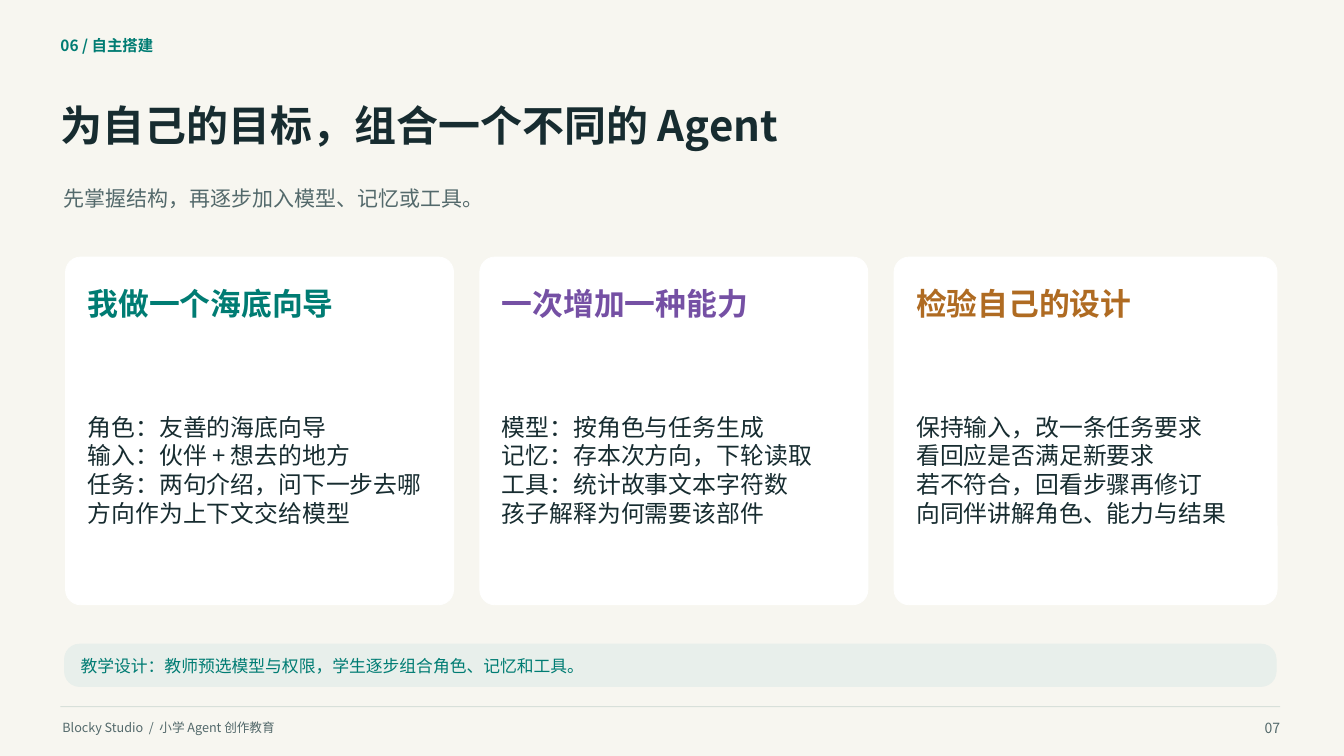
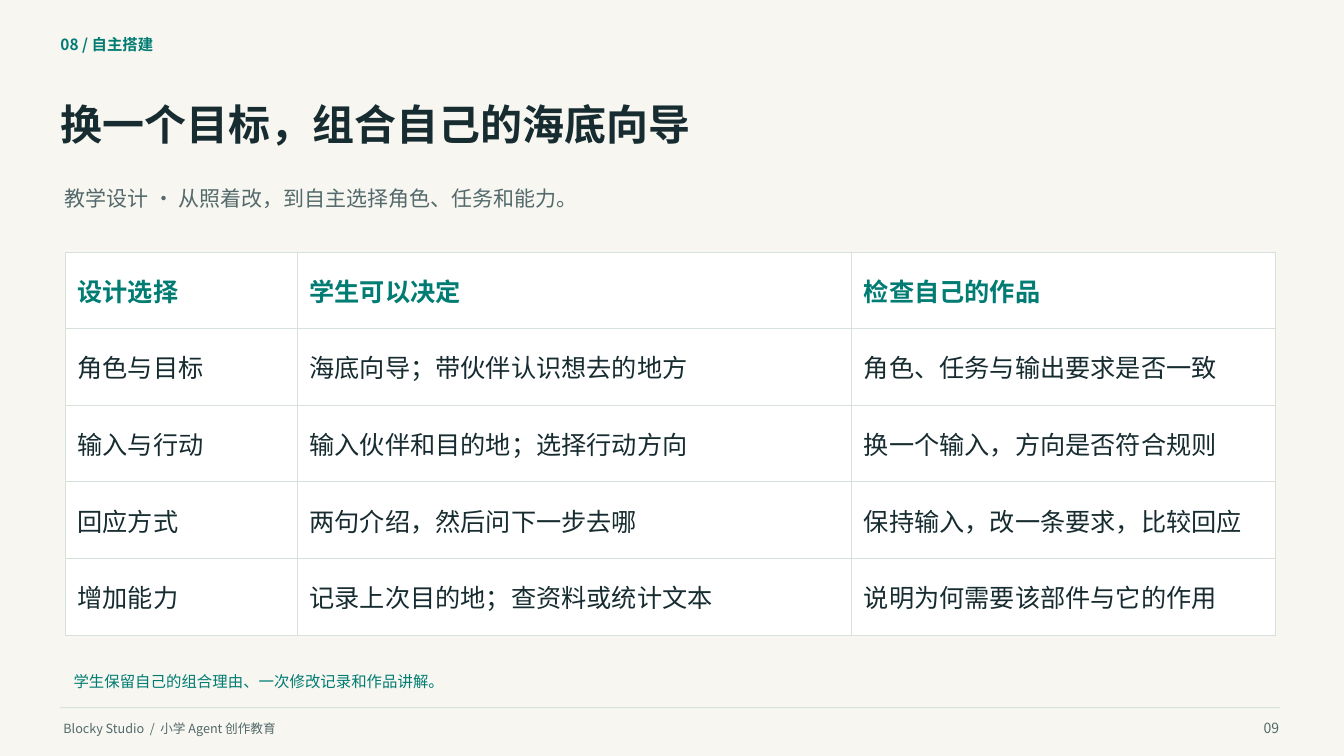
Before and after one commit to q2955161835-debug/Blocky-AI, a slide deck: slide 9 of doc/交付/2026-10-03-答辩与商业计划书/Blocky-Studio-小学Agent创作教育-2026-10-03.pptx (slide 7 before the commit). Drawn at 1344x756 pixels with LibreOffice and Linux fonts; fonts in the diff are those of the drawing. Boxes give left, top, right and bottom in pixels: in the first picture for what was removed or moved away, otherwise in the second. Text is boxed around its words. In the diff, an @@ line names an element or a change of style, - is before the commit and + after.

```diff
--- a/doc/交付/2026-10-03-答辩与商业计划书/Blocky-Studio-小学Agent创作教育-2026-10-03.pptx
+++ b/doc/交付/2026-10-03-答辩与商业计划书/Blocky-Studio-小学Agent创作教育-2026-10-03.pptx
@@ text at (x1=60, y1=104, x2=690, y2=146): text changed @@
-为自己的目标，组合一个不同的 Agent
+换一个目标，组合自己的海底向导
@@ text removed at (x1=63, y1=188, x2=483, y2=208) @@
-先掌握结构，再逐步加入模型、记忆或工具。
@@ text added at (x1=64, y1=188, x2=578, y2=208), 15 pt, text #53696B @@
+教学设计 · 从照着改，到自主选择角色、任务和能力。
@@ rounded rectangle removed at (x1=66, y1=257, x2=454, y2=605) @@
@@ table added at (x1=66, y1=252, x2=1275, y2=615), 5 rows, 3 columns @@
+设计选择 | 学生可以决定 | 检查自己的作品
+角色与目标 | 海底向导；带伙伴认识想去的地方 | 角色、任务与输出要求是否一致
+输入与行动 | 输入伙伴和目的地；选择行动方向 | 换一个输入，方向是否符合规则
+回应方式 | 两句介绍，然后问下一步去哪 | 保持输入，改一条要求，比较回应
+增加能力 | 记录上次目的地；查资料或统计文本 | 说明为何需要该部件与它的作用
@@ rounded rectangle removed at (x1=480, y1=257, x2=868, y2=605) @@
@@ rounded rectangle removed at (x1=894, y1=257, x2=1277, y2=605) @@
@@ text removed at (x1=88, y1=288, x2=334, y2=318) @@
-我做一个海底向导
@@ text removed at (x1=502, y1=289, x2=748, y2=318) @@
-一次增加一种能力
@@ text removed at (x1=916, y1=288, x2=1131, y2=318) @@
-检验自己的设计
@@ text removed at (x1=88, y1=416, x2=422, y2=524) @@
-角色：友善的海底向导
-输入：伙伴 + 想去的地方
-任务：两句介绍，问下一步去哪
-方向作为上下文交给模型
@@ text removed at (x1=502, y1=416, x2=812, y2=524) @@
-模型：按角色与任务生成
-记忆：存本次方向，下轮读取
-工具：统计故事文本字符数
-孩子解释为何需要该部件
@@ text removed at (x1=916, y1=416, x2=1226, y2=524) @@
-保持输入，改一条任务要求
-看回应是否满足新要求
-若不符合，回看步骤再修订
-向同伴讲解角色、能力与结果
@@ rounded rectangle removed at (x1=65, y1=644, x2=1276, y2=687) @@
@@ text at (x1=74, y1=674, x2=444, y2=689): text changed; size 12 to 11 pt @@
-教学设计：教师预选模型与权限，学生逐步组合角色、记忆和工具。
+学生保留自己的组合理由、一次修改记录和作品讲解。
@@ text at (x1=1264, y1=722, x2=1280, y2=733): text changed @@
-07
+09
```
Also in this commit, not shown: 5 other slides changed, 29 slides added, 11 slides removed, 35 other files.
